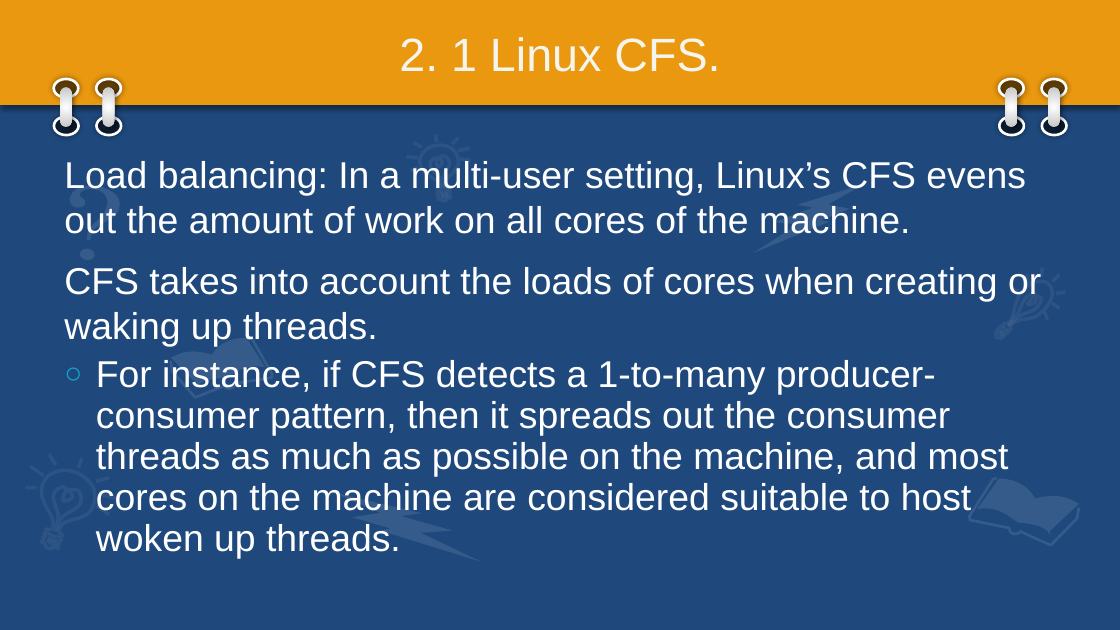
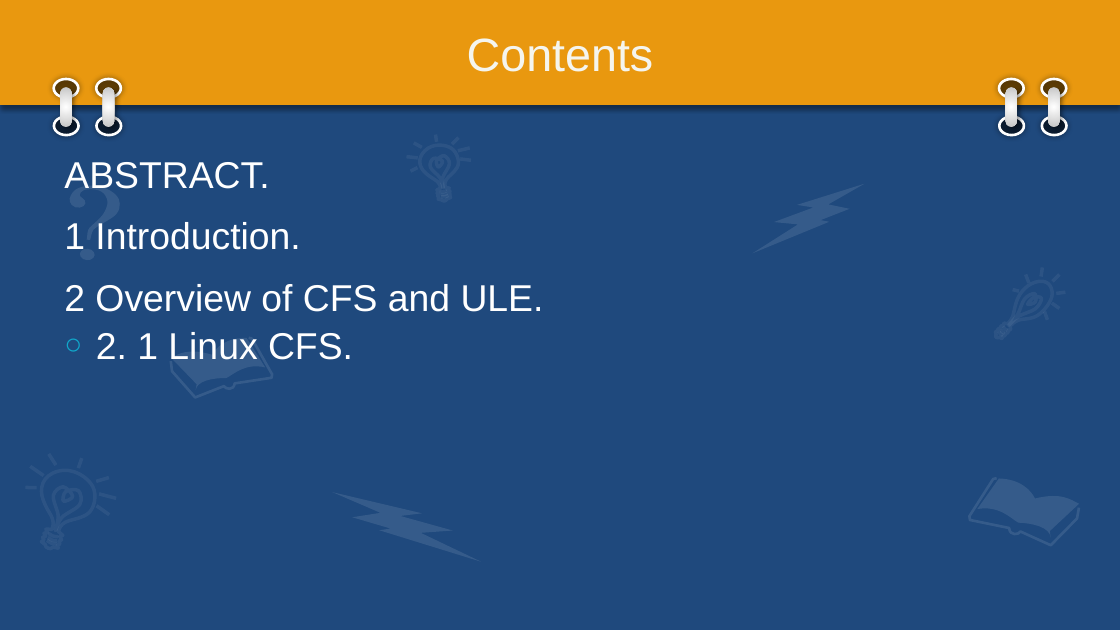
Before and after one commit to jongwonyang/paper-mate, a slide deck: slide 2 of The Battle of the Schedulers.pptx (slide 9 before the commit). Drawn at 1120x630 pixels with LibreOffice and Linux fonts; fonts in the diff are those of the drawing. Boxes give left, top, right and bottom in pixels: in the first picture for what was removed or moved away, otherwise in the second. Text is boxed around its words. In the diff, an @@ line names an element or a change of style, - is before the commit and + after.

```diff
--- a/The Battle of the Schedulers.pptx
+++ b/The Battle of the Schedulers.pptx
@@ title at box(467, 38, 654, 72): text changed @@
-2. 1 Linux CFS.
+Contents
@@ text at box(64, 162, 544, 360): text changed @@
-○ Load balancing: In a multi-user setting, Linux’s CFS evens out the amount of work on all cores of the machine.
-  CFS takes into account the loads of cores when creating or waking up threads.
-  For instance, if CFS detects a 1-to-many producer-consumer pattern, then it spreads out the consumer threads as much as possible on the machine, and most cores on the machine are considered suitable to host woken up threads.
+○ ABSTRACT.
+  1 Introduction.
+  2 Overview of CFS and ULE.
+  2. 1 Linux CFS.
```
Also in this commit, not shown: 19 other slides changed, 19 slides added, 9 slides removed, 5 other files.
